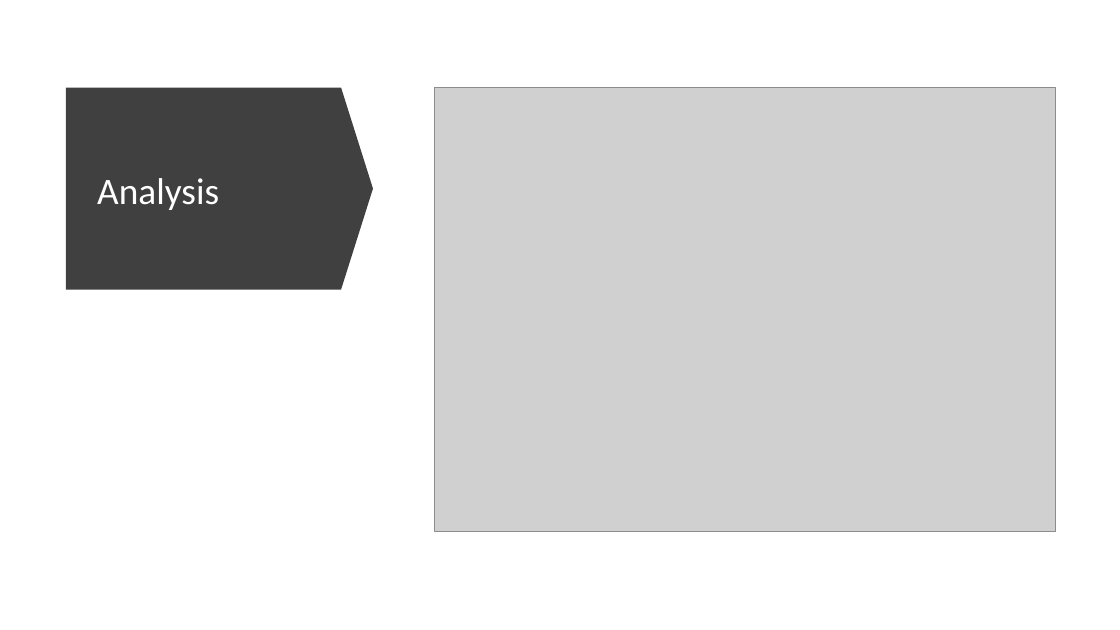
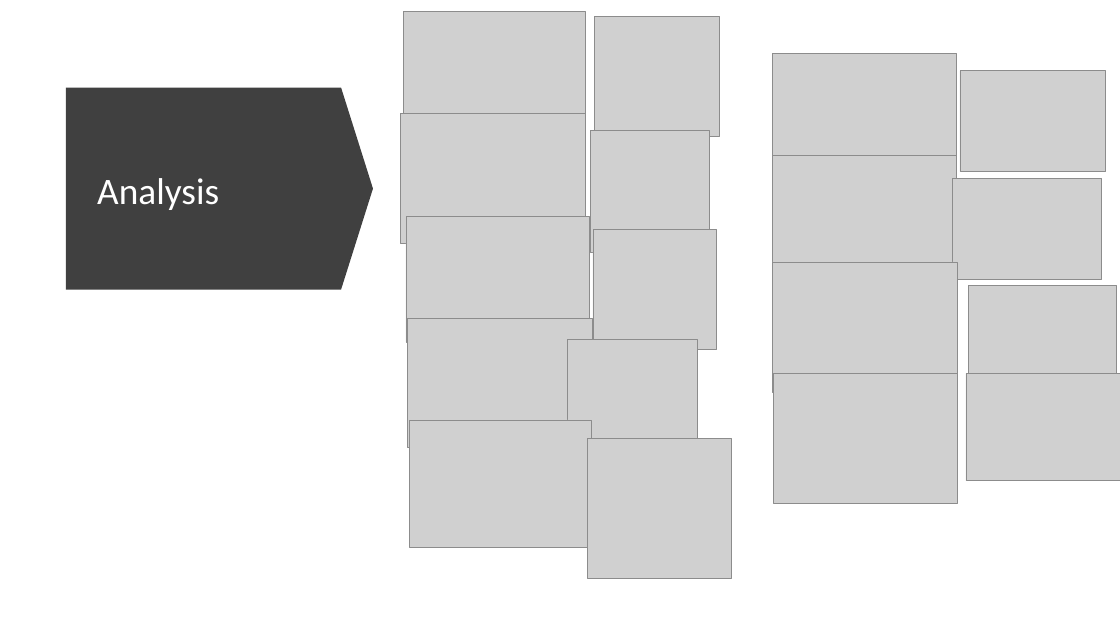
Before and after one commit to ngupta23/DS6372-PredictingPerformanceIntegratedCircuits1, a slide deck: slide 11 of Presentation/Integrated Circuits Manufacturing Process Model.pptx. Drawn at 1120x630 pixels with LibreOffice and Linux fonts; fonts in the diff are those of the drawing; grey boxes stand for pictures. Boxes give left, top, right and bottom in pixels: in the first picture for what was removed or moved away, otherwise in the second. Text is boxed around its words. In the diff, an @@ line names an element or a change of style, - is before the commit and + after.

```diff
--- a/Presentation/Integrated Circuits Manufacturing Process Model.pptx
+++ b/Presentation/Integrated Circuits Manufacturing Process Model.pptx
@@ picture added at box(404, 12, 586, 140) @@
@@ picture added at box(595, 17, 720, 137) @@
@@ picture added at box(773, 53, 957, 181) @@
@@ picture removed at box(435, 87, 1056, 531) @@
@@ picture added at box(960, 71, 1107, 171) @@
@@ picture added at box(400, 113, 586, 244) @@
@@ picture added at box(591, 130, 710, 252) @@
@@ picture added at box(773, 155, 957, 288) @@
@@ picture added at box(953, 178, 1102, 280) @@
@@ picture added at box(406, 217, 590, 342) @@
@@ picture added at box(593, 229, 717, 350) @@
@@ picture added at box(773, 262, 958, 392) @@
@@ picture added at box(969, 286, 1117, 391) @@
@@ picture added at box(408, 318, 593, 447) @@
@@ picture added at box(568, 339, 697, 473) @@
@@ picture added at box(774, 374, 958, 503) @@
@@ picture added at box(966, 374, 1120, 481) @@
@@ picture added at box(410, 420, 592, 548) @@
@@ picture added at box(587, 439, 732, 579) @@
```
Also in this commit, not shown: 3 other slides changed, 2 other files.
